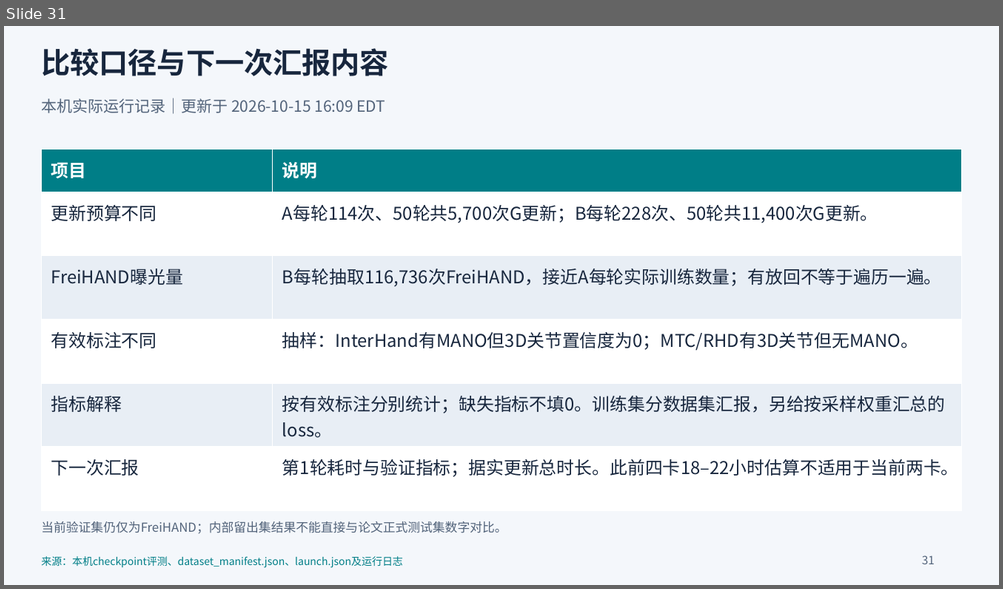
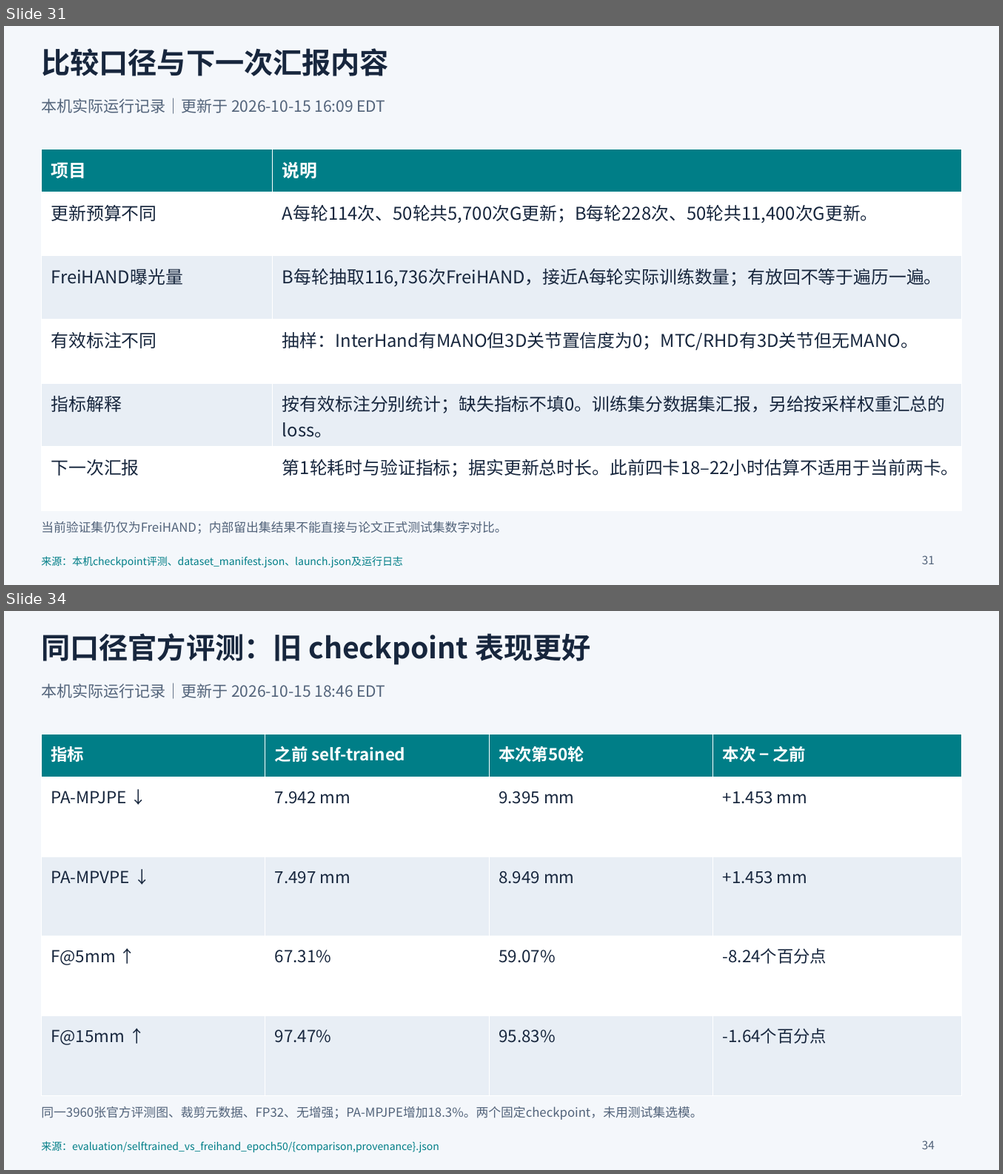
Before and after one commit to choppa129/WiLoR, a slide deck: reports/wilor_training_reproduction_summary/WiLoR_论文代码差异与本机训练复盘.pptx. Shown one above the other, each under a label of ours: slide 31 before the commit, slides 31 and 34 after it; the slides between them are not shown. The pictures are 1003x589 and 1003x1174 pixels, drawn with LibreOffice and Linux fonts; fonts in the diff are those of the drawing. Boxes give left, top, right and bottom in pixels: in the first picture for what was removed or moved away, otherwise in the second. Text is boxed around its words. In the diff, an @@ line names an element or a change of style, - is before the commit and + after.

```diff
--- a/reports/wilor_training_reproduction_summary/WiLoR_论文代码差异与本机训练复盘.pptx
+++ b/reports/wilor_training_reproduction_summary/WiLoR_论文代码差异与本机训练复盘.pptx
@@ slide 34 added at <box>4,611,999,1170</box>, background #F4F7FB @@
@@ text added at <box>41,633,591,665</box>, 28 pt, text #17263D, bold @@
+同口径官方评测：旧 checkpoint 表现更好
@@ text added at <box>41,683,386,699</box>, 15 pt, text #52637A @@
+本机实际运行记录｜更新于 2026-10-15 18:46 EDT
@@ table added at <box>41,734,962,1096</box>, 5 rows, 4 columns @@
+指标 | 之前 self-trained | 本次第50轮 | 本次 − 之前
+PA-MPJPE ↓ | 7.942 mm | 9.395 mm | +1.453 mm
+PA-MPVPE ↓ | 7.497 mm | 8.949 mm | +1.453 mm
+F@5mm ↑ | 67.31% | 59.07% | -8.24个百分点
+F@15mm ↑ | 97.47% | 95.83% | -1.64个百分点
@@ text added at <box>41,1107,702,1120</box>, 12 pt, text #52637A @@
+同一3960张官方评测图、裁剪元数据、FP32、无增强；PA-MPJPE增加18.3%。两个固定checkpoint，未用测试集选模。
@@ text added at <box>41,1142,439,1153</box>, 10 pt, text #007E87 @@
+来源：evaluation/selftrained_vs_freihand_epoch50/{comparison,provenance}.json
@@ text added at <box>922,1141,934,1150</box>, 11 pt, text #52637A @@
+34
```
Also in this commit, not shown: 7 other slides added, 2 other files.
